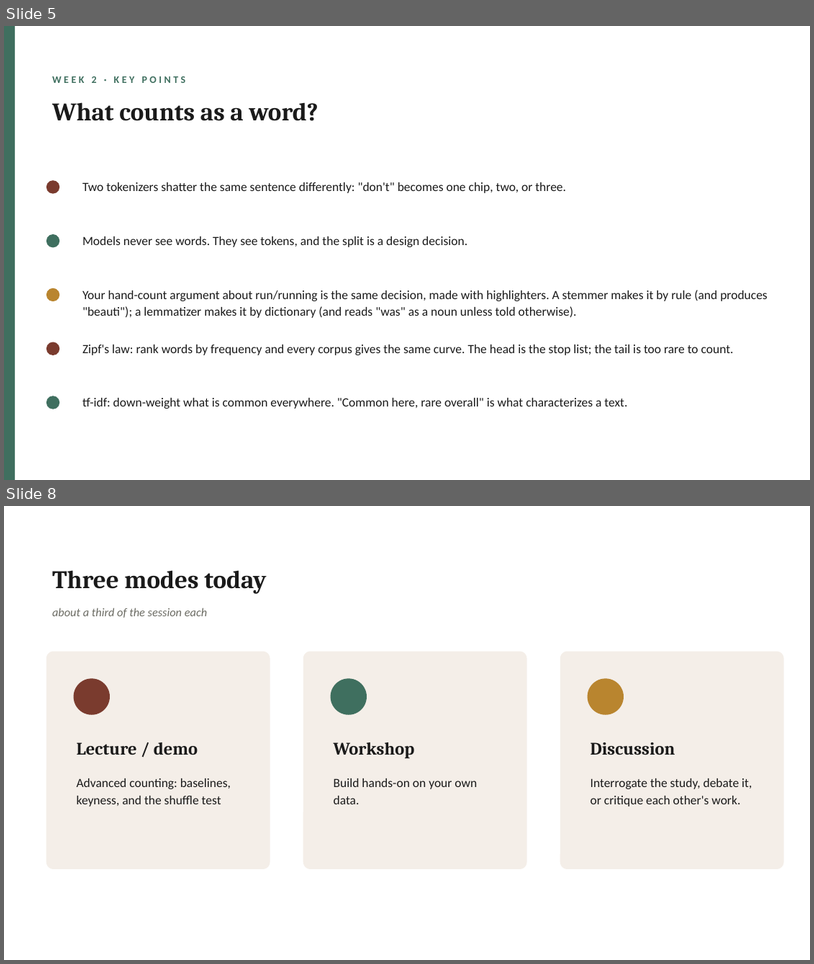
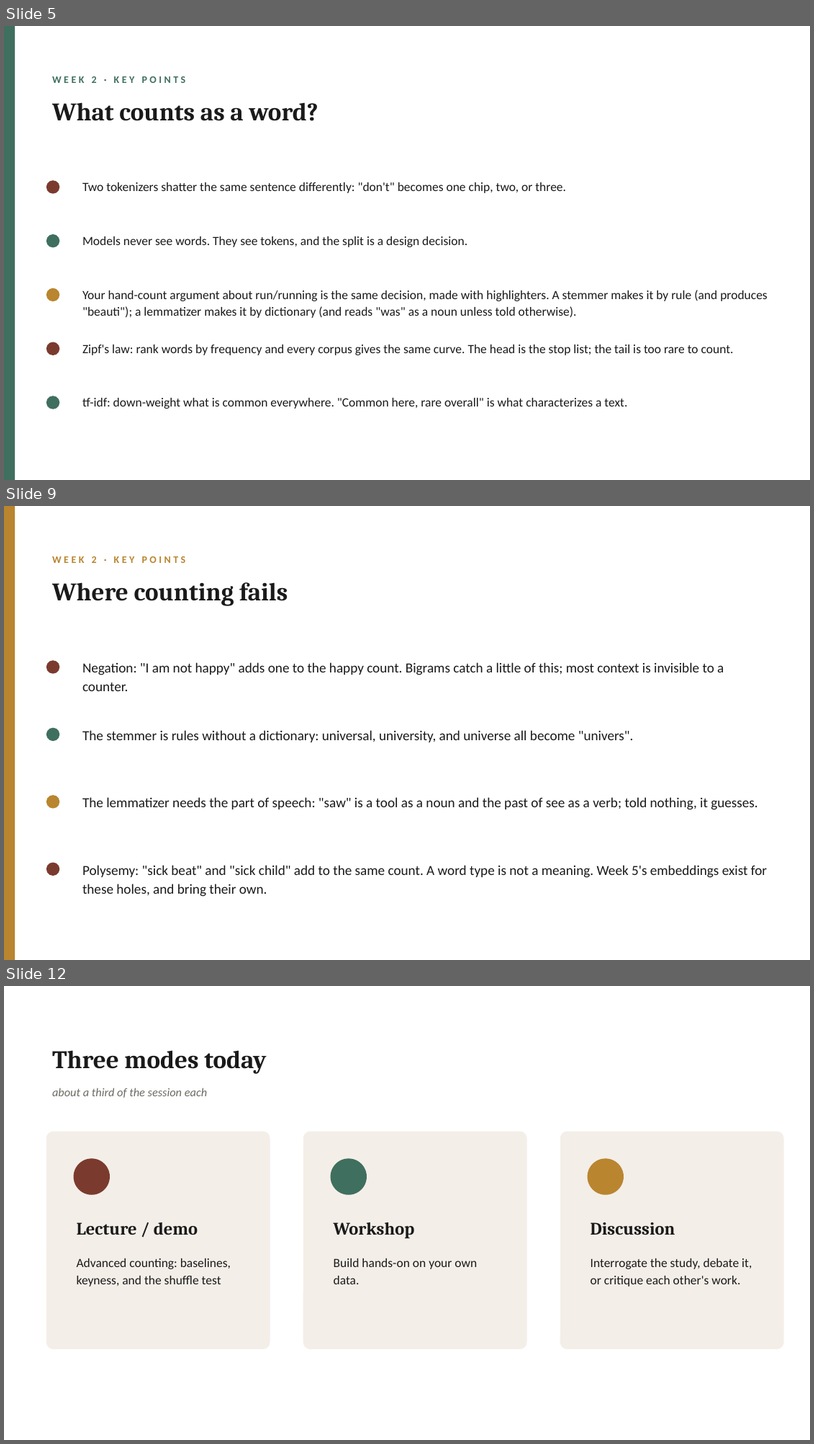
Before and after one commit to lucianli123/culture-as-data-2026, a slide deck: slides/pptx/week-02.pptx. Shown one above the other, each under a label of ours: slides 5 and 8 before the commit, slides 5, 9 and 12 after it; the slides between them are not shown. The pictures are 814x964 and 814x1444 pixels, drawn with LibreOffice and Linux fonts; fonts in the diff are those of the drawing. Boxes give left, top, right and bottom in pixels: in the first picture for what was removed or moved away, otherwise in the second. Text is boxed around its words. In the diff, an @@ line names an element or a change of style, - is before the commit and + after.

Commit message:
Week 2 draft: live Bollen trial via Ngram Viewer, basic statistics of counts, corpus n-grams, k-means clustering (raw vs tf-idf), flaws of counting; four new slides

```diff
--- a/slides/pptx/week-02.pptx
+++ b/slides/pptx/week-02.pptx
@@ slide 9 added at [4,506,810,960], background #FFFFFF @@
@@ rectangle added at [4,506,15,960], fill #B9852F @@
@@ text added at [52,556,186,563], 12 pt, text #B9852F, bold @@
+WEEK 2 · KEY POINTS
@@ text added at [52,582,288,606], 30 pt, text #1A1A1A, bold @@
+Where counting fails
@@ ellipse added at [46,660,59,674], fill #7A3B2E @@
@@ text added at [82,662,724,691], 16.5 pt, text #1A1A1A @@
+Negation: "I am not happy" adds one to the happy count. Bigrams catch a little of this; most context is invisible to a counter.
@@ ellipse added at [46,728,59,741], fill #3F6F5F @@
@@ text added at [82,730,634,742], 16.5 pt, text #1A1A1A @@
+The stemmer is rules without a dictionary: universal, university, and universe all become "univers".
@@ ellipse added at [46,795,59,808], fill #B9852F @@
@@ text added at [82,797,759,810], 16.5 pt, text #1A1A1A @@
+The lemmatizer needs the part of speech: "saw" is a tool as a noun and the past of see as a verb; told nothing, it guesses.
@@ ellipse added at [46,862,59,875], fill #7A3B2E @@
@@ text added at [82,865,767,896], 16.5 pt, text #1A1A1A @@
+Polysemy: "sick beat" and "sick child" add to the same count. A word type is not a meaning. Week 5's embeddings exist for these holes, and bring their own.
@@ what was slide 8 is now slide 12 @@
```
Also in this commit, not shown: 4 slides changed, 3 other slides added, 14 other files.
